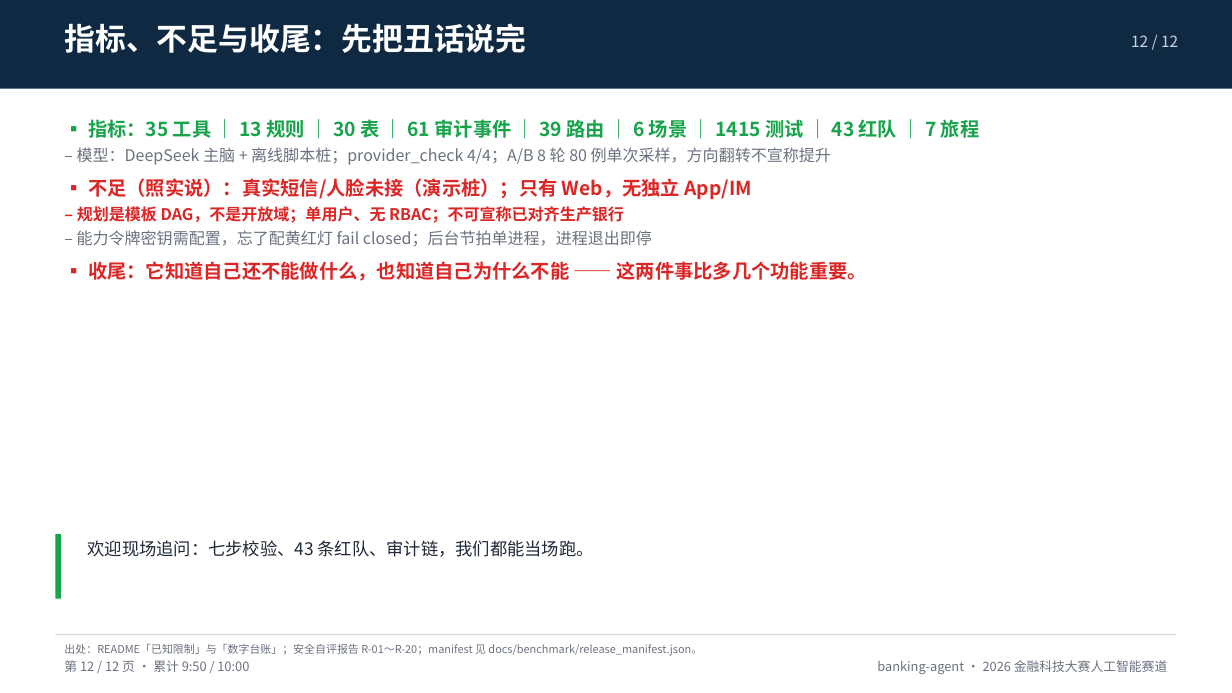
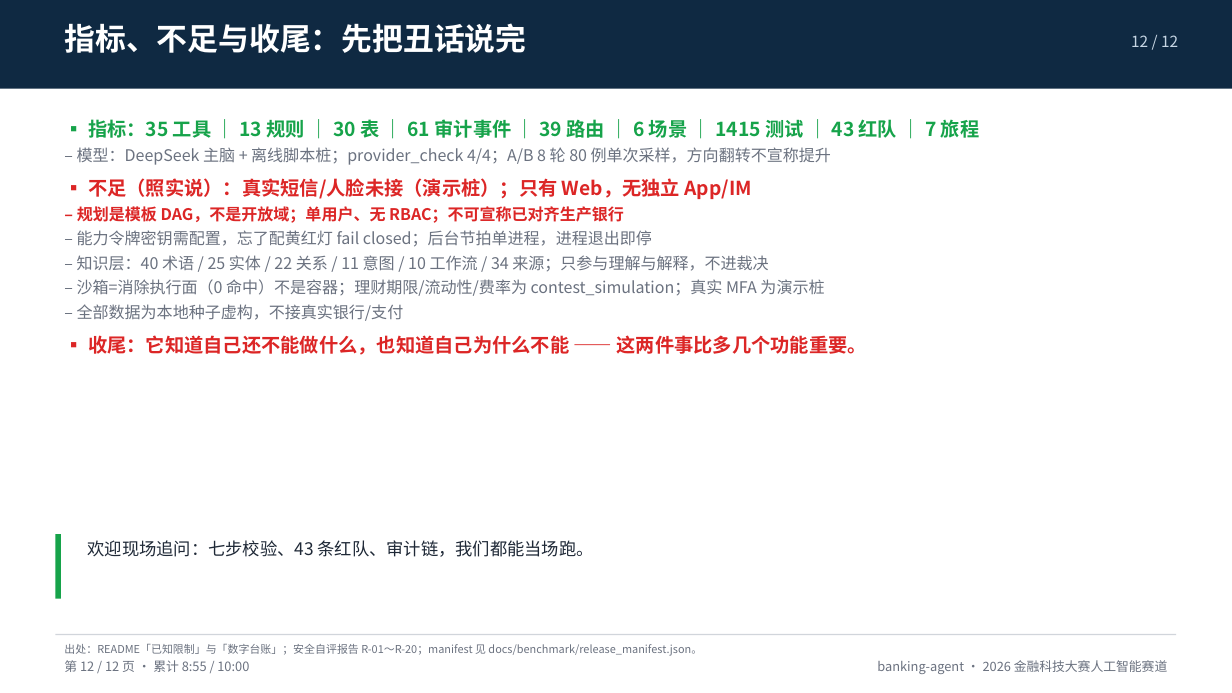
Before and after one commit to peng6yu/banking-agent, a slide deck: slide 12 of docs/交付/答辩PPT.pptx. Drawn at 1232x693 pixels with LibreOffice and Linux fonts; fonts in the diff are those of the drawing. Boxes give left, top, right and bottom in pixels: in the first picture for what was removed or moved away, otherwise in the second. Text is boxed around its words. In the diff, an @@ line names an element or a change of style, - is before the commit and + after.

```diff
--- a/docs/交付/答辩PPT.pptx
+++ b/docs/交付/答辩PPT.pptx
@@ text at [77,255,824,321]: paragraphs added @@
+– 知识层：40 术语 / 25 实体 / 22 关系 / 11 意图 / 10 工作流 / 34 来源；只参与理解与解释，不进裁决
+– 沙箱=消除执行面（0 命中）不是容器；理财期限/流动性/费率为 contest_simulation；真实 MFA 为演示桩
+– 全部数据为本地种子虚构，不接真实银行/支付
@@ text at [64,660,249,672]: text changed @@
-第 12 / 12 页 · 累计 9:50 / 10:00
+第 12 / 12 页 · 累计 8:55 / 10:00
```
Also in this commit, not shown: 11 other slides changed, 8 other files.
